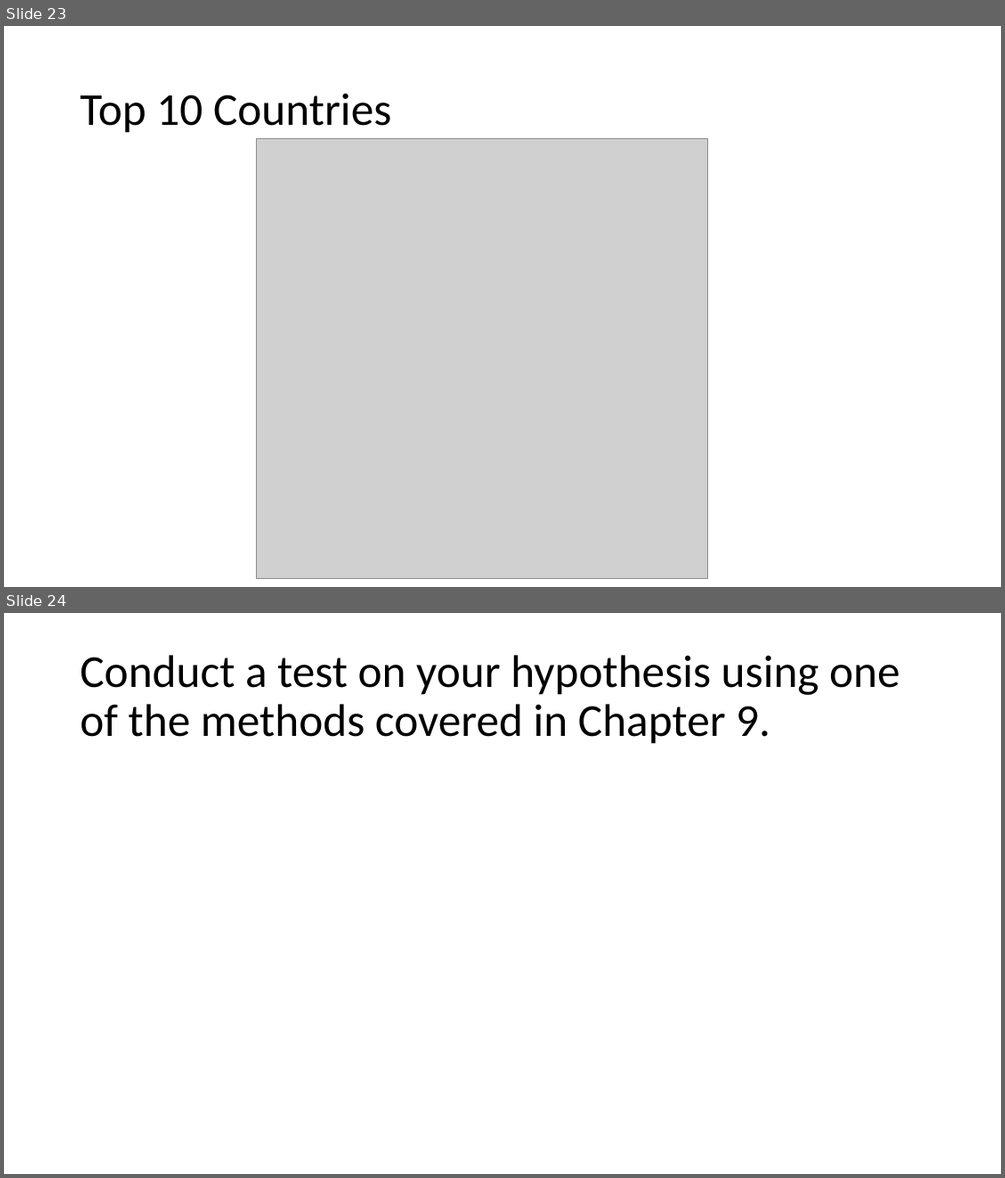
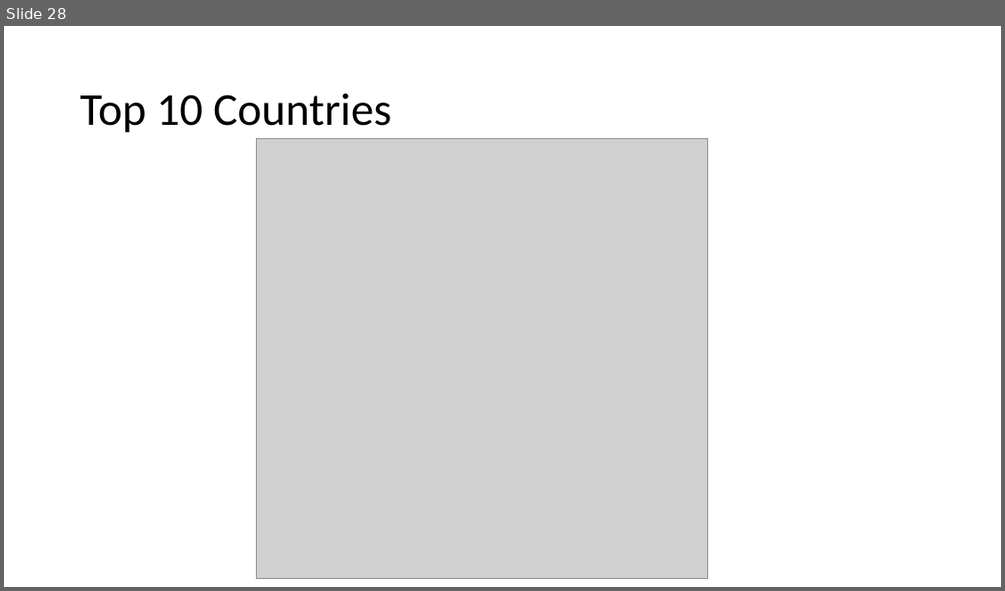
Before and after one commit to adanque/International_Government_Tertiary_Education_Spending_Analysis, a slide deck: DSC530_Final_Project_Tertiary_Government_Spending_Analysis_Alan_Danque.pptx. Shown one above the other, each under a label of ours: slides 23 and 24 before the commit, slide 28 after it. The pictures are 1005x1178 and 1005x591 pixels, drawn with LibreOffice and Linux fonts; fonts in the diff are those of the drawing; grey boxes stand for pictures. Boxes give left, top, right and bottom in pixels: in the first picture for what was removed or moved away, otherwise in the second. Text is boxed around its words. In the diff, an @@ line names an element or a change of style, - is before the commit and + after.

```diff
--- a/DSC530_Final_Project_Tertiary_Government_Spending_Analysis_Alan_Danque.pptx
+++ b/DSC530_Final_Project_Tertiary_Government_Spending_Analysis_Alan_Danque.pptx
@@ slide 24 removed at (4,613,1001,1174), background #FFFFFF @@
@@ title removed at (80,655,900,744) @@
-Conduct a test on your hypothesis using one of the methods covered in Chapter 9.
@@ what was slide 23 is now slide 28 @@
```
Also in this commit, not shown: 3 slides added, 2 other slides removed.
